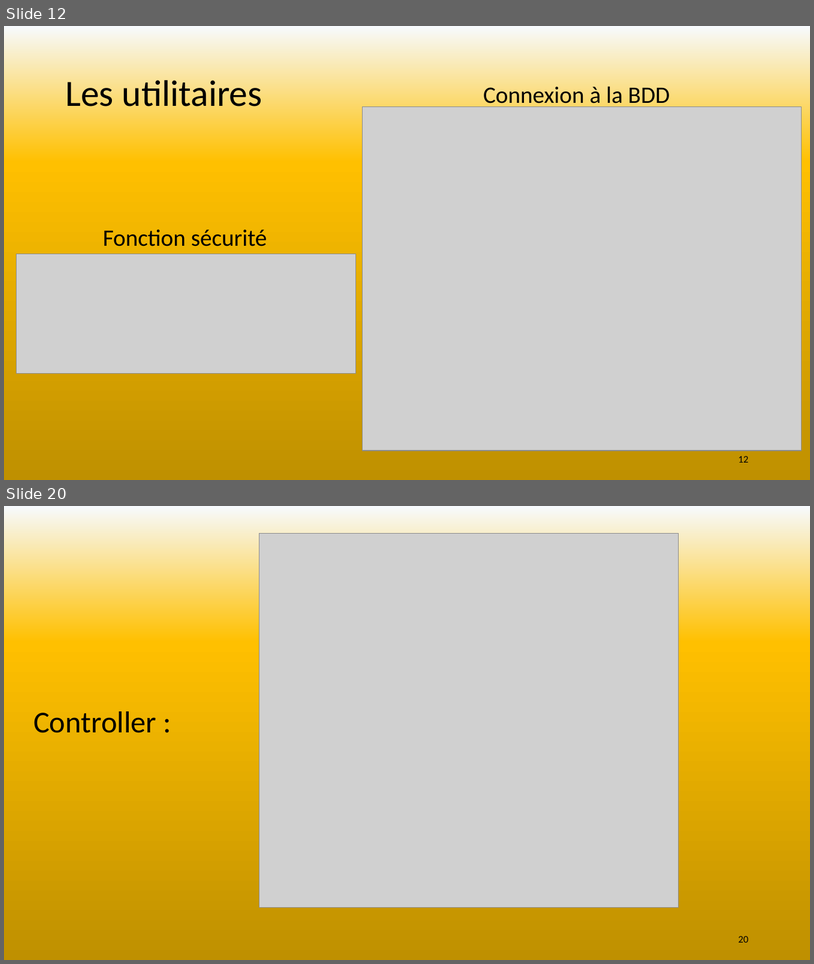
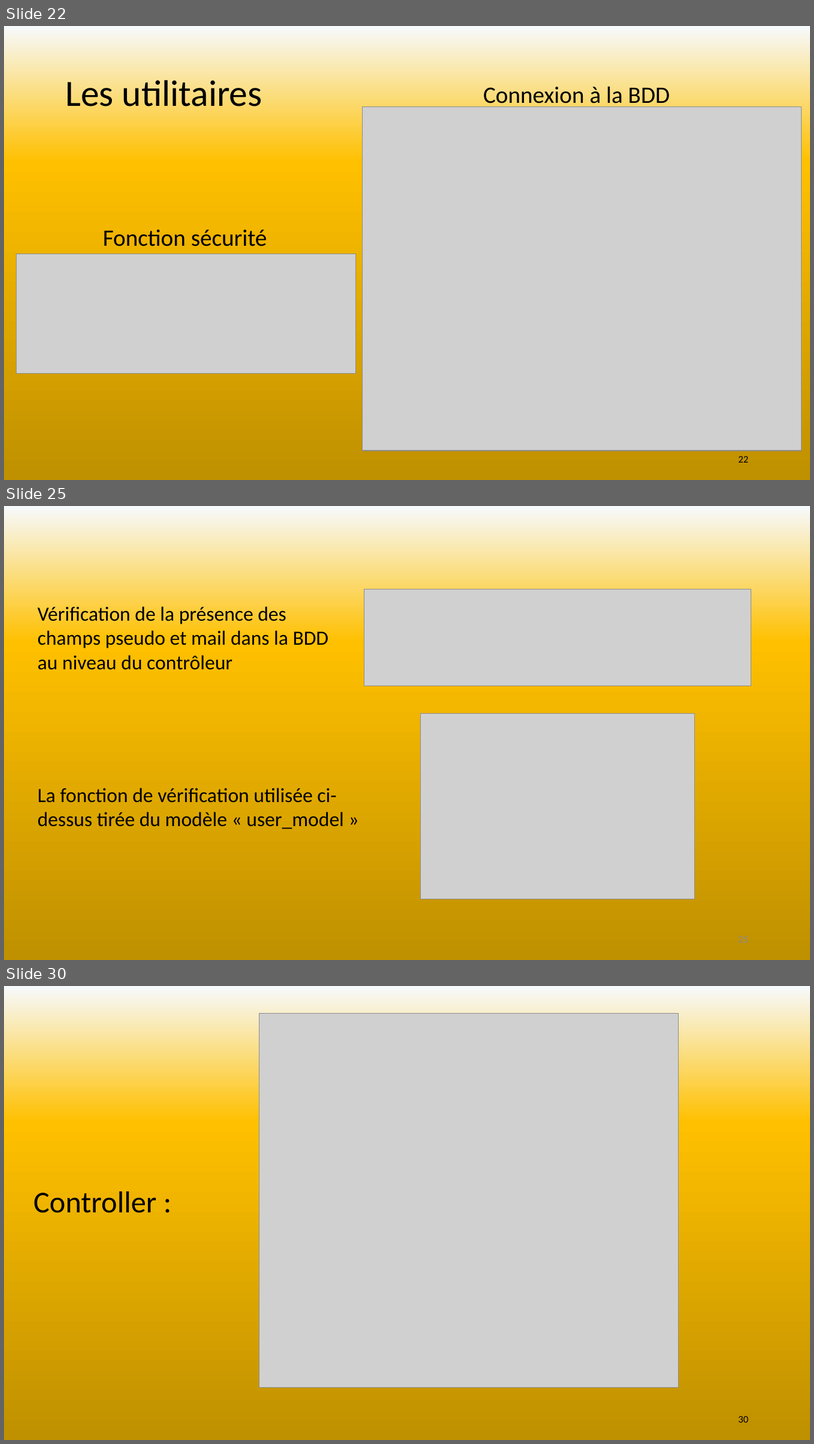
Before and after one commit to SebLeyr/Rotten_potatoes, a slide deck: Conception/Rotten potatoes.pptx. Shown one above the other, each under a label of ours: slides 12 and 20 before the commit, slides 22, 25 and 30 after it; the slides between them are not shown. The pictures are 814x964 and 814x1444 pixels, drawn with LibreOffice and Linux fonts; fonts in the diff are those of the drawing; grey boxes stand for pictures. Boxes give left, top, right and bottom in pixels: in the first picture for what was removed or moved away, otherwise in the second. Text is boxed around its words. In the diff, an @@ line names an element or a change of style, - is before the commit and + after.

```diff
--- a/Conception/Rotten potatoes.pptx
+++ b/Conception/Rotten potatoes.pptx
@@ slide 25 added at <box>4,506,810,960</box>, background gradient #F7FAFD to #FFC000 to #BF9000 to #FFFFFF @@
@@ picture added at <box>365,589,752,685</box> @@
@@ text added at <box>38,606,329,670</box>, 24 pt, text #000000 @@
+Vérification de la présence des champs pseudo et mail dans la BDD au niveau du contrôleur
@@ picture added at <box>421,714,695,898</box> @@
@@ text added at <box>38,787,344,829</box>, 24 pt, text #000000 @@
+La fonction de vérification utilisée ci-dessus tirée du modèle « user_model »
@@ page number added at <box>738,936,749,942</box>, 12 pt, text #8C8C8C @@
+25
@@ what was slide 12 is now slide 22 @@
@@ page number at <box>738,456,749,462</box>: text changed @@
-12
+22
@@ what was slide 20 is now slide 30 @@
@@ page number at <box>738,1416,749,1422</box>: text changed @@
-20
+30
```
Also in this commit, not shown: 2 slides changed, 16 other slides added, 7 slides removed, 10 other files.
